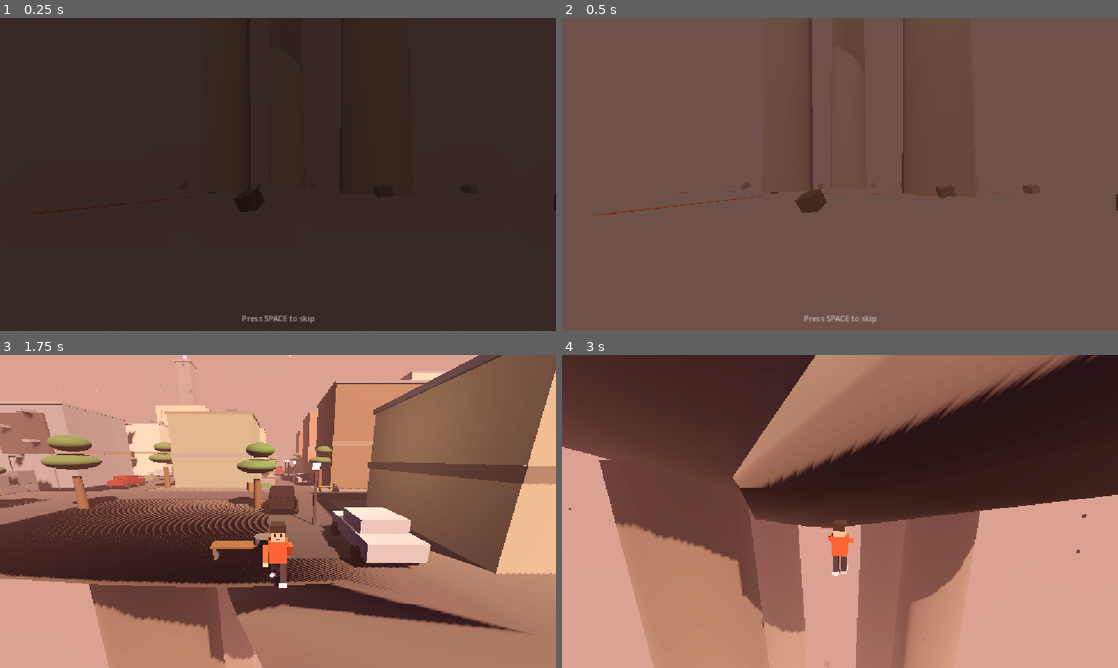
Above: before the commit, frames 1-4 (two rows, left to right).
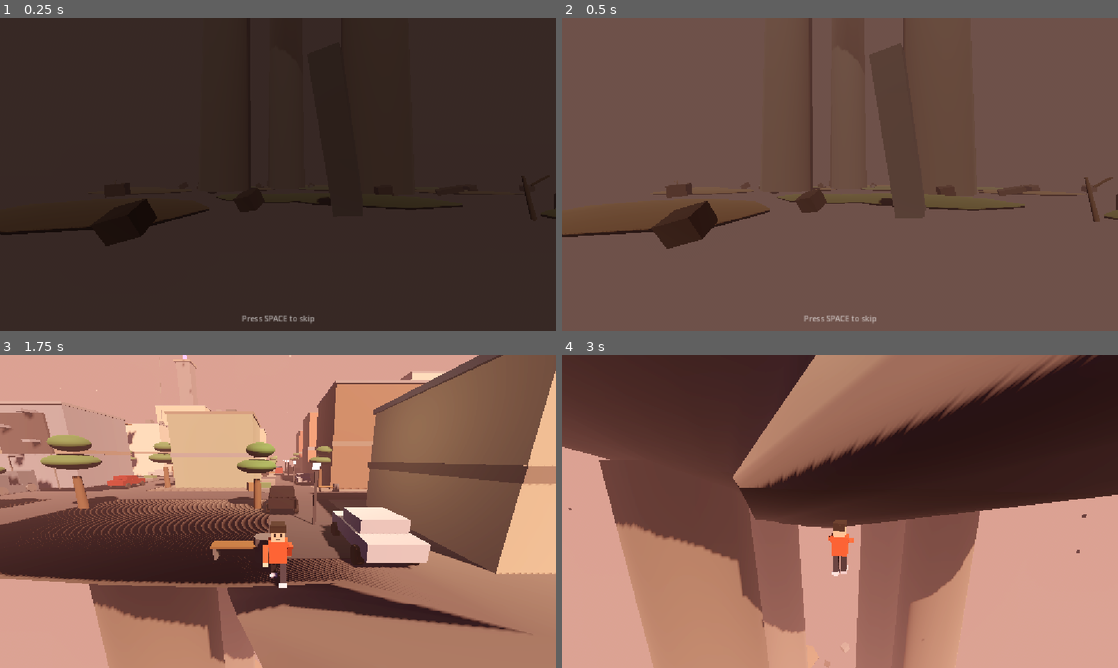
Above: after the commit, the same moments.

Repository: hasanhug/The---Falling---City
Game: Godot game, scene res://main.tscn
The game is run twice, just before and just after one commit, with the same random seed, the same clock (stepped at 60 frames per second) and the same inputs.
Inputs (mouse positions are in pixels of both pictures, inside the frame that each line leads up to):
- Up to frame 1 (0.25 s): no input
- Up to frame 2 (0.5 s): no input
- Up to frame 3 (1.75 s): tap Space (jump) at 0.5, 0.77, 1.52 s; move the mouse to (400, 495) at 0.52 s; hold D (move_right) 0.53-1.28 s; hold Shift (sprint) 0.53-1.28 s; click (400, 495) at 0.67 s; move the mouse to (166, 527) at 1.27 s; hold S (move_back) from 1.28 s (still down); tap Mouse wheel up (zoom_in) at 1.35 s
- Up to frame 4 (3 s): move the mouse to (895, 442) at 2.02 s; release S (move_back) at 2.03 s; hold D (move_right) 2.03-2.78 s; tap Mouse wheel down (zoom_out) at 2.1 s; move the mouse to (812, 574) at 2.77 s; hold W (move_forward) from 2.78 s (still down); tap Shift (sprint) at 2.85 s; click (812, 574) at 2.92 s

The runs differ from the first frame. In frame 1, 1.3% of the frame differs, in the area x 0-100%, y 50-73%; in frame 2, 3.2%, in the area x 0-100%, y 8-74%; in frame 3, less than 0.1%; in frame 4, less than 0.1%.

Commit message:
Changed cutscene features

Diff:
--- a/main.tscn
+++ b/main.tscn
@@ -503,8 +503,26 @@
 radial_segments = 12
 
 [sub_resource type="StandardMaterial3D" id="GroundMat"]
-albedo_color = Color(0.13, 0.11, 0.1, 1)
+albedo_color = Color(0.3, 0.28, 0.16, 1)
 roughness = 1.0
+
+[sub_resource type="StandardMaterial3D" id="DeadGreenMat"]
+albedo_color = Color(0.3, 0.36, 0.19, 1)
+roughness = 1.0
+
+[sub_resource type="StandardMaterial3D" id="DryBrownMat"]
+albedo_color = Color(0.38, 0.3, 0.2, 1)
+roughness = 1.0
+
+[sub_resource type="StandardMaterial3D" id="DeadWoodMat"]
+albedo_color = Color(0.3, 0.25, 0.2, 1)
+roughness = 1.0
+
+[sub_resource type="CylinderMesh" id="TreeTrunkMesh"]
+top_radius = 0.1
+bottom_radius = 0.18
+height = 3.5
+radial_segments = 6
 
 [sub_resource type="PlaneMesh" id="GroundMesh"]
 size = Vector2(600, 600)
@@ -1948,53 +1966,251 @@
 mesh = SubResource("GroundMesh")
 surface_material_override/0 = SubResource("GroundMat")
 
-[node name="GroundGlow" type="OmniLight3D" parent="Earth"]
-position = Vector3(0, 3, 0)
-light_color = Color(1, 0.3, 0.1, 1)
-light_energy = 1.2
-omni_range = 55.0
-
-[node name="Crack1" type="MeshInstance3D" parent="Earth"]
-position = Vector3(18, 0.05, 12)
-rotation = Vector3(0, 0.4, 0)
-scale = Vector3(1.2, 1, 1)
-mesh = SubResource("CrackMesh")
-surface_material_override/0 = SubResource("FissureMat")
-
-[node name="Crack2" type="MeshInstance3D" parent="Earth"]
-position = Vector3(-25, 0.05, 30)
-rotation = Vector3(0, 1.2, 0)
-scale = Vector3(0.9, 1, 1)
-mesh = SubResource("CrackMesh")
-surface_material_override/0 = SubResource("FissureMat")
-
-[node name="Crack3" type="MeshInstance3D" parent="Earth"]
-position = Vector3(-8, 0.05, -28)
-rotation = Vector3(0, -0.5, 0)
-scale = Vector3(1.4, 1, 1)
-mesh = SubResource("CrackMesh")
-surface_material_override/0 = SubResource("FissureMat")
-
-[node name="Crack4" type="MeshInstance3D" parent="Earth"]
-position = Vector3(35, 0.05, -15)
-rotation = Vector3(0, 2, 0)
-scale = Vector3(0.7, 1, 1)
-mesh = SubResource("CrackMesh")
-surface_material_override/0 = SubResource("FissureMat")
-
-[node name="Crack5" type="MeshInstance3D" parent="Earth"]
-position = Vector3(-40, 0.05, -5)
-rotation = Vector3(0, 0.9, 0)
-scale = Vector3(1.1, 1, 1)
-mesh = SubResource("CrackMesh")
-surface_material_override/0 = SubResource("FissureMat")
-
-[node name="Crack6" type="MeshInstance3D" parent="Earth"]
-position = Vector3(5, 0.05, 45)
-rotation = Vector3(0, -1.1, 0)
-scale = Vector3(0.8, 1, 1)
-mesh = SubResource("CrackMesh")
-surface_material_override/0 = SubResource("FissureMat")
+[node name="Patch1" type="MeshInstance3D" parent="Earth"]
+position = Vector3(25, 0, 20)
+scale = Vector3(16, 0.7, 11)
+mesh = SubResource("PatchMesh")
+surface_material_override/0 = SubResource("DeadGreenMat")
+
+[node name="Patch2" type="MeshInstance3D" parent="Earth"]
+position = Vector3(-30, 0, 35)
+scale = Vector3(13, 0.6, 14)
+mesh = SubResource("PatchMesh")
+surface_material_override/0 = SubResource("DryBrownMat")
+
+[node name="Patch3" type="MeshInstance3D" parent="Earth"]
+position = Vector3(-10, 0, -30)
+scale = Vector3(18, 0.8, 12)
+mesh = SubResource("PatchMesh")
+surface_material_override/0 = SubResource("DeadGreenMat")
+
+[node name="Patch4" type="MeshInstance3D" parent="Earth"]
+position = Vector3(40, 0, -20)
+scale = Vector3(12, 0.5, 9)
+mesh = SubResource("PatchMesh")
+surface_material_override/0 = SubResource("DryBrownMat")
+
+[node name="Patch5" type="MeshInstance3D" parent="Earth"]
+position = Vector3(-45, 0, -10)
+scale = Vector3(15, 0.6, 13)
+mesh = SubResource("PatchMesh")
+surface_material_override/0 = SubResource("DeadGreenMat")
+
+[node name="Patch6" type="MeshInstance3D" parent="Earth"]
+position = Vector3(10, 0, 50)
+scale = Vector3(14, 0.6, 10)
+mesh = SubResource("PatchMesh")
+surface_material_override/0 = SubResource("DryBrownMat")
+
+[node name="Patch7" type="MeshInstance3D" parent="Earth"]
+position = Vector3(55, 0, 25)
+scale = Vector3(10, 0.5, 12)
+mesh = SubResource("PatchMesh")
+surface_material_override/0 = SubResource("DeadGreenMat")
+
+[node name="Patch8" type="MeshInstance3D" parent="Earth"]
+position = Vector3(-55, 0, 30)
+scale = Vector3(12, 0.6, 9)
+mesh = SubResource("PatchMesh")
+surface_material_override/0 = SubResource("DryBrownMat")
+
+[node name="Patch9" type="MeshInstance3D" parent="Earth"]
+position = Vector3(30, 0, -45)
+scale = Vector3(13, 0.6, 11)
+mesh = SubResource("PatchMesh")
+surface_material_override/0 = SubResource("DeadGreenMat")
+
+[node name="Patch10" type="MeshInstance3D" parent="Earth"]
+position = Vector3(-25, 0, -50)
+scale = Vector3(16, 0.7, 10)
+mesh = SubResource("PatchMesh")
+surface_material_override/0 = SubResource("DryBrownMat")
+
+[node name="Patch11" type="MeshInstance3D" parent="Earth"]
+position = Vector3(0, 0, -15)
+scale = Vector3(10, 0.5, 8)
+mesh = SubResource("PatchMesh")
+surface_material_override/0 = SubResource("DeadGreenMat")
+
+[node name="Patch12" type="MeshInstance3D" parent="Earth"]
+position = Vector3(-18, 0, 5)
+scale = Vector3(9, 0.5, 10)
+mesh = SubResource("PatchMesh")
+surface_material_override/0 = SubResource("DryBrownMat")
+
+[node name="Patch13" type="MeshInstance3D" parent="Earth"]
+position = Vector3(12, 0, 28)
+scale = Vector3(11, 0.5, 8)
+mesh = SubResource("PatchMesh")
+surface_material_override/0 = SubResource("DeadGreenMat")
+
+[node name="Patch14" type="MeshInstance3D" parent="Earth"]
+position = Vector3(-38, 0, -35)
+scale = Vector3(12, 0.6, 10)
+mesh = SubResource("PatchMesh")
+surface_material_override/0 = SubResource("DryBrownMat")
+
+[node name="Ruin1" type="MeshInstance3D" parent="Earth"]
+position = Vector3(32, 7, 38)
+rotation = Vector3(0.25, 0.3, 0.1)
+scale = Vector3(2.5, 14, 2.5)
+mesh = SubResource("UnitBoxMesh")
+surface_material_override/0 = SubResource("WornGrey")
+
+[node name="Ruin2" type="MeshInstance3D" parent="Earth"]
+position = Vector3(-28, 5, 18)
+rotation = Vector3(-0.2, 0.5, -0.15)
+scale = Vector3(2, 10, 2)
+mesh = SubResource("UnitBoxMesh")
+surface_material_override/0 = SubResource("PatchDark")
+
+[node name="Ruin3" type="MeshInstance3D" parent="Earth"]
+position = Vector3(18, 6, -38)
+rotation = Vector3(0.15, -0.4, 0.2)
+scale = Vector3(2.2, 12, 2.2)
+mesh = SubResource("UnitBoxMesh")
+surface_material_override/0 = SubResource("WornGrey")
+
+[node name="Ruin4" type="MeshInstance3D" parent="Earth"]
+position = Vector3(-40, 4, -28)
+rotation = Vector3(0.3, 0.9, -0.1)
+scale = Vector3(2, 8, 2)
+mesh = SubResource("UnitBoxMesh")
+surface_material_override/0 = SubResource("PatchDark")
+
+[node name="Ruin5" type="MeshInstance3D" parent="Earth"]
+position = Vector3(48, 1.5, 45)
+rotation = Vector3(0.05, 0.3, 0.08)
+scale = Vector3(4, 3, 4)
+mesh = SubResource("UnitBoxMesh")
+surface_material_override/0 = SubResource("WornGrey")
+
+[node name="Ruin6" type="MeshInstance3D" parent="Earth"]
+position = Vector3(-15, 1.2, 45)
+rotation = Vector3(0.1, -0.5, -0.05)
+scale = Vector3(3.5, 2.5, 3.5)
+mesh = SubResource("UnitBoxMesh")
+surface_material_override/0 = SubResource("PatchDark")
+
+[node name="Ruin7" type="MeshInstance3D" parent="Earth"]
+position = Vector3(5, 1.5, -55)
+rotation = Vector3(-0.08, 0.7, 0.1)
+scale = Vector3(4, 3, 3.5)
+mesh = SubResource("UnitBoxMesh")
+surface_material_override/0 = SubResource("WornGrey")
+
+[node name="Ruin8" type="MeshInstance3D" parent="Earth"]
+position = Vector3(38, 0.8, -10)
+rotation = Vector3(0.12, 0.2, 0.25)
+scale = Vector3(5, 1.2, 3)
+mesh = SubResource("UnitBoxMesh")
+surface_material_override/0 = SubResource("PatchDark")
+
+[node name="Ruin9" type="MeshInstance3D" parent="Earth"]
+position = Vector3(-50, 0.7, 8)
+rotation = Vector3(-0.15, -0.3, 0.2)
+scale = Vector3(4, 1, 2.5)
+mesh = SubResource("UnitBoxMesh")
+surface_material_override/0 = SubResource("WornGrey")
+
+[node name="Ruin10" type="MeshInstance3D" parent="Earth"]
+position = Vector3(26, 0.8, 52)
+rotation = Vector3(0.4, 0.8, 0.3)
+scale = Vector3(2, 1.4, 1.8)
+mesh = SubResource("UnitBoxMesh")
+surface_material_override/0 = SubResource("PatchDark")
+
+[node name="Ruin11" type="MeshInstance3D" parent="Earth"]
+position = Vector3(-8, 0.7, -20)
+rotation = Vector3(-0.3, 1.2, 0.2)
+scale = Vector3(1.6, 1.2, 1.6)
+mesh = SubResource("UnitBoxMesh")
+surface_material_override/0 = SubResource("WornGrey")
+
+[node name="Ruin12" type="MeshInstance3D" parent="Earth"]
+position = Vector3(55, 0.9, -40)
+rotation = Vector3(0.2, -0.9, -0.3)
+scale = Vector3(2.2, 1.6, 2)
+mesh = SubResource("UnitBoxMesh")
+surface_material_override/0 = SubResource("PatchDark")
+
+[node name="DeadTree1" type="MeshInstance3D" parent="Earth"]
+position = Vector3(44, 1.75, 30)
+rotation = Vector3(0.1, 0, 0.15)
+mesh = SubResource("TreeTrunkMesh")
+surface_material_override/0 = SubResource("DeadWoodMat")
+
+[node name="DeadTree1Branch" type="MeshInstance3D" parent="Earth"]
+position = Vector3(44.6, 3.1, 30)
+rotation = Vector3(0.3, 0.5, 0.7)
+scale = Vector3(1.2, 0.12, 0.12)
+mesh = SubResource("UnitBoxMesh")
+surface_material_override/0 = SubResource("DeadWoodMat")
+
+[node name="DeadTree2" type="MeshInstance3D" parent="Earth"]
+position = Vector3(-35, 1.75, 42)
+rotation = Vector3(-0.08, 0, -0.12)
+mesh = SubResource("TreeTrunkMesh")
+surface_material_override/0 = SubResource("DeadWoodMat")
+
+[node name="DeadTree2Branch" type="MeshInstance3D" parent="Earth"]
+position = Vector3(-35.5, 2.9, 42.3)
+rotation = Vector3(-0.4, 1.1, -0.6)
+scale = Vector3(1.1, 0.12, 0.12)
+mesh = SubResource("UnitBoxMesh")
+surface_material_override/0 = SubResource("DeadWoodMat")
+
+[node name="DeadTree3" type="MeshInstance3D" parent="Earth"]
+position = Vector3(20, 1.75, -52)
+rotation = Vector3(0.12, 0, 0.1)
+mesh = SubResource("TreeTrunkMesh")
+surface_material_override/0 = SubResource("DeadWoodMat")
+
+[node name="DeadTree3Branch" type="MeshInstance3D" parent="Earth"]
+position = Vector3(20.5, 3, -52.4)
+rotation = Vector3(0.5, 0.2, 0.9)
+scale = Vector3(1, 0.12, 0.12)
+mesh = SubResource("UnitBoxMesh")
+surface_material_override/0 = SubResource("DeadWoodMat")
+
+[node name="DeadTree4" type="MeshInstance3D" parent="Earth"]
+position = Vector3(-55, 1.75, -18)
+rotation = Vector3(-0.1, 0, 0.18)
+mesh = SubResource("TreeTrunkMesh")
+surface_material_override/0 = SubResource("DeadWoodMat")
+
+[node name="DeadTree4Branch" type="MeshInstance3D" parent="Earth"]
+position = Vector3(-55.4, 2.8, -18)
+rotation = Vector3(-0.3, 0.8, 0.5)
+scale = Vector3(1.2, 0.12, 0.12)
+mesh = SubResource("UnitBoxMesh")
+surface_material_override/0 = SubResource("DeadWoodMat")
+
+[node name="DeadTree5" type="MeshInstance3D" parent="Earth"]
+position = Vector3(60, 1.75, -5)
+rotation = Vector3(0.06, 0, -0.14)
+mesh = SubResource("TreeTrunkMesh")
+surface_material_override/0 = SubResource("DeadWoodMat")
+
+[node name="DeadTree5Branch" type="MeshInstance3D" parent="Earth"]
+position = Vector3(60.5, 3.2, -5.2)
+rotation = Vector3(0.35, 1.5, -0.8)
+scale = Vector3(1, 0.12, 0.12)
+mesh = SubResource("UnitBoxMesh")
+surface_material_override/0 = SubResource("DeadWoodMat")
+
+[node name="DeadTree6" type="MeshInstance3D" parent="Earth"]
+position = Vector3(-5, 1.75, 60)
+rotation = Vector3(-0.12, 0, 0.16)
+mesh = SubResource("TreeTrunkMesh")
+surface_material_override/0 = SubResource("DeadWoodMat")
+
+[node name="DeadTree6Branch" type="MeshInstance3D" parent="Earth"]
+position = Vector3(-5.4, 3, 60.4)
+rotation = Vector3(-0.45, 0.4, 0.75)
+scale = Vector3(1.1, 0.12, 0.12)
+mesh = SubResource("UnitBoxMesh")
+surface_material_override/0 = SubResource("DeadWoodMat")
 
 [node name="Rock1" type="MeshInstance3D" parent="Earth"]
 position = Vector3(28, 1, 8)
